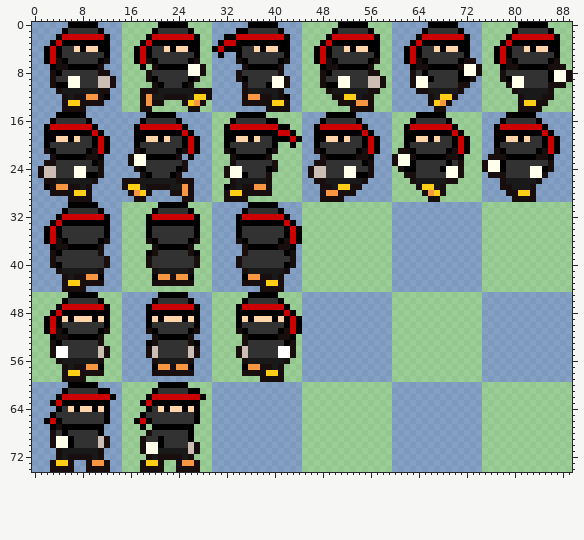
Edited in one commit: sprite sheet (assets/images/ninjaSpritesheet.png). Above, as it was before the edit.
The file is 90x75 pixels. Colours within 5 levels of each other are drawn and written as one.
Now the later version:
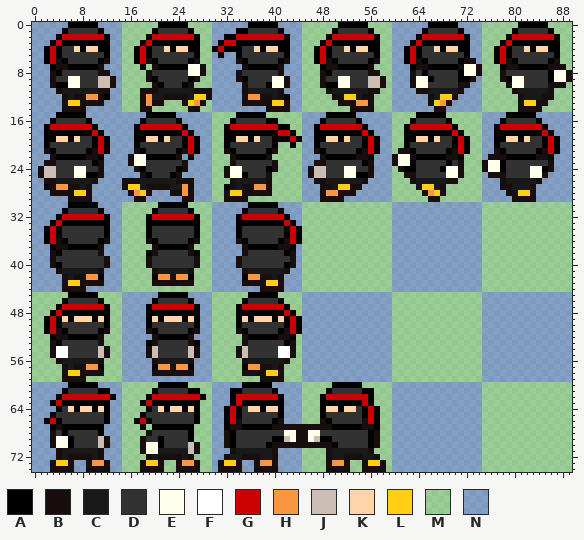
Palette (. is transparent): A #000000  B #190e0e  C #191919  D #323232  E #ffffeb  F #ffffff  G #cd0000  H #f89642  J #ccbeb4  K #ffd4a8  L #ffce15  M #a4e86761  N #6870e261
The exact change:
The edit turns colour M into colour A in row 60 at x 50 to 54; in row 61 at x 49 and 55 to 56; in row 62 at x 48 and 56; in row 63 at x 48 to 54 and 56; in row 64 at x 48, 51, 55 and 57; in row 65 at x 48, 55 and 57.
The edit turns colour M into colour A in row 66 at x 49 and 57; in row 67 at x 50 to 54 and 57; in row 68 at x 56; in row 69 at x 48 to 49 and 56; in row 70 at x 50 and 56.
The edit turns colour N into colour A in row 60 at x 35 to 39; in row 61 at x 33 to 34 and 40; in row 62 at x 33 and 41; in row 63 at x 33 and 35 to 41; in row 64 at x 32, 34, 38 and 41; in row 65 at x 32, 34 and 41.
The edit turns colour N into colour A in row 66 at x 32 and 40; in row 67 at x 32 and 35 to 39; in row 68 at x 33; in row 69 at x 33 and 40 to 41; in row 70 at x 33 and 39.
The edit turns colour M into colour B in row 66 at x 48 and 55; in row 67 at x 45 to 49 and 55 to 56; in rows 68 to 69 at x 45 and 57; in row 70 at x 45 to 49 and 57; in row 71 at x 49 and 56; in row 72 at x 49, 52 to 54 and 57.
The edit turns colour M into colour B in row 73 at x 49, 52, 55 and 58; in row 74 at x 49 to 52 and 55 to 58.
The edit turns colour N into colour B in row 66 at x 34 and 41; in row 67 at x 33 to 34 and 40 to 44; in rows 68 to 69 at x 32 and 44; in row 70 at x 32 and 40 to 44; in row 71 at x 33 and 40; in row 72 at x 32, 35 to 37 and 40.
The edit turns colour N into colour B in row 73 at x 31, 34, 37 and 40; in row 74 at x 31 to 34 and 37 to 40.
The edit turns colour M into colour C in row 71 at x 50 to 55; in row 72 at x 50 to 51 and 55 to 56.
The edit turns colour N into colour C in row 71 at x 34 to 39; in row 72 at x 33 to 34 and 38 to 39.
The edit turns colour M into colour D in row 61 at x 50 to 54; in row 64 at x 54; in row 65 at x 49 to 54; in row 66 at x 50 to 54; in row 68 at x 48 to 55; in row 69 at x 50 to 55.
The edit turns colour M into colour D in row 70 at x 51 to 55.
The edit turns colour N into colour D in row 61 at x 35 to 39; in row 64 at x 35; in row 65 at x 35 to 40; in row 66 at x 35 to 39; in row 68 at x 34 to 41; in row 69 at x 34 to 39.
The edit turns colour N into colour D in row 70 at x 34 to 38.
The edit turns colour M into colour E in row 68 at x 46 to 47; in row 69 at x 46.
The edit turns colour N into colour E in row 68 at x 42 to 43; in row 69 at x 43.
The edit turns colour M into colour G in row 62 at x 49 to 55; in row 63 at x 55; in rows 64 to 66 at x 56.
The edit turns colour N into colour G in row 62 at x 34 to 40; in row 63 at x 34; in rows 64 to 66 at x 33.
The edit turns colour M into colour H in row 73 at x 50 to 51.
The edit turns colour N into colour H in row 73 at x 38 to 39.
The edit turns colour M into colour J in row 69 at x 47.
The edit turns colour N into colour J in row 69 at x 42.
The edit turns colour M into colour K in row 64 at x 49 to 50 and 52 to 53.
The edit turns colour N into colour K in row 64 at x 36 to 37 and 39 to 40.
The edit turns colour M into colour L in row 73 at x 56 to 57.
The edit turns colour N into colour L in row 73 at x 32 to 33.
Boxes around the changes in both pictures, in picture pixels (x1, y1, x2, y2):
changed: (218, 382, 386, 472)
